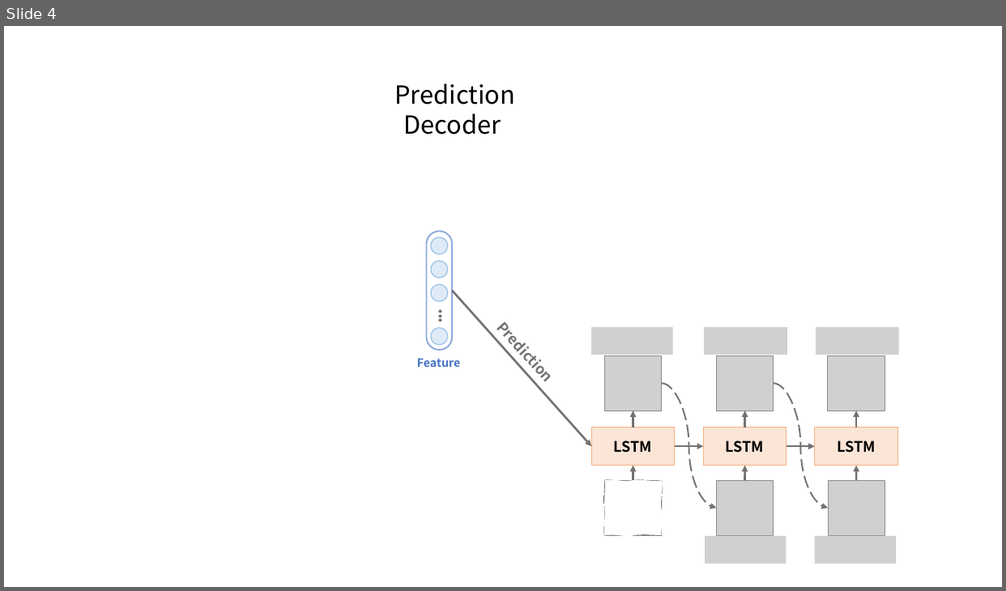
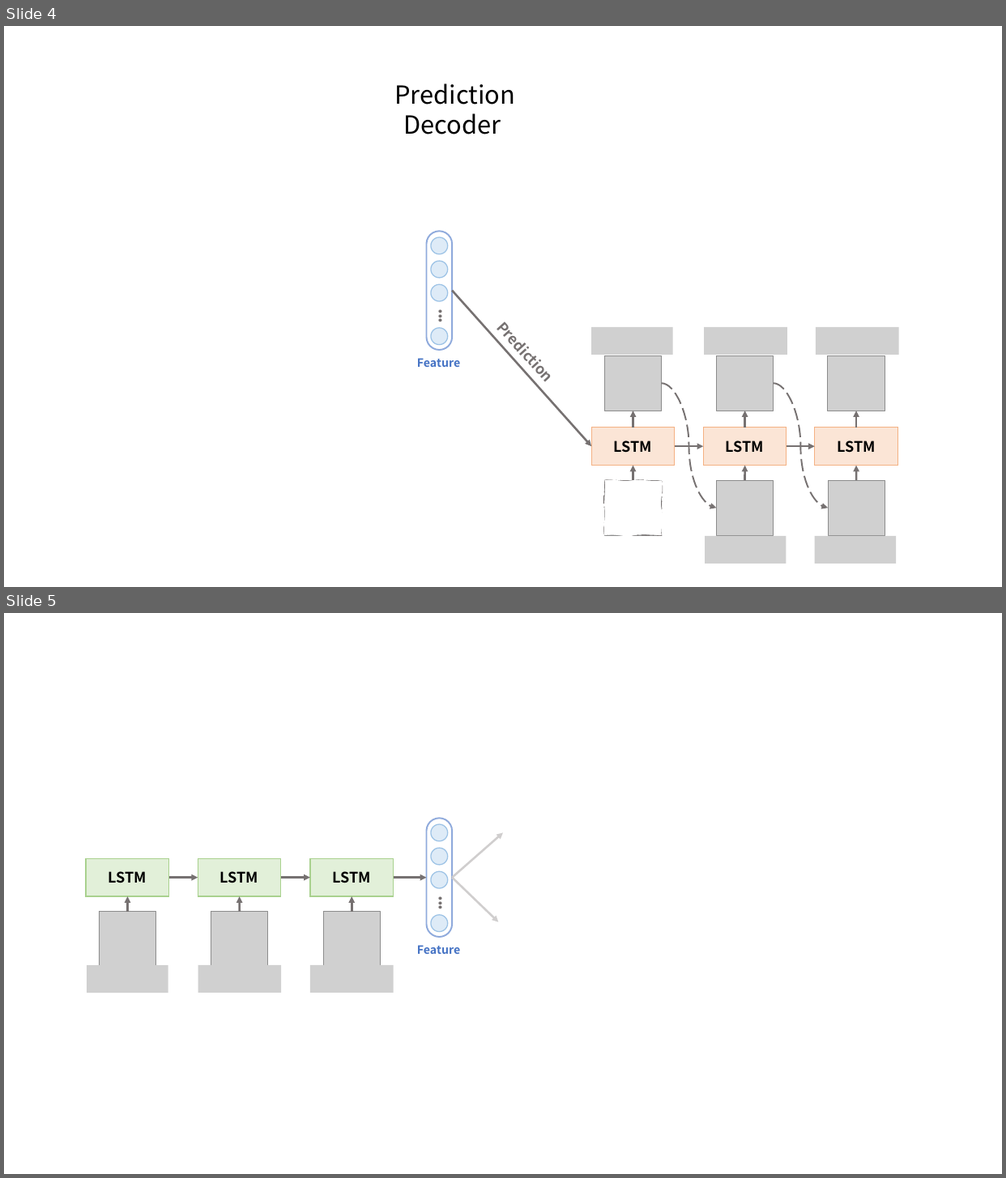
Before and after one commit to JoungheeKim/joungheekim.github.io, a slide deck: img/in-post/2020/2020-10-11/1011_resource.pptx. Shown one above the other, each under a label of ours: slide 4 before the commit, slides 4 and 5 after it. The pictures are 1006x591 and 1006x1178 pixels, drawn with LibreOffice and Linux fonts; fonts in the diff are those of the drawing; grey boxes stand for pictures. Boxes give left, top, right and bottom in pixels: in the first picture for what was removed or moved away, otherwise in the second. Text is boxed around its words. In the diff, an @@ line names an element or a change of style, - is before the commit and + after.

```diff
--- a/img/in-post/2020/2020-10-11/1011_resource.pptx
+++ b/img/in-post/2020/2020-10-11/1011_resource.pptx
@@ slide 5 added at [4,613,1002,1174], background #FFFFFF @@
@@ arrow added from (453, 878) to (503, 833), #AFABAB 2 pt @@
@@ rectangle added at [86,858,168,897], fill #E2F0D9, outline #A9D18E 1 pt, 14 pt, text #000000, bold @@
+LSTM
@@ arrow added from (169, 878) to (198, 878), #767171 2 pt @@
@@ rectangle added at [198,858,281,897], fill #E2F0D9, outline #A9D18E 1 pt, 14 pt, text #000000, bold @@
+LSTM
@@ arrow added from (281, 878) to (310, 878), #767171 2 pt @@
@@ rectangle added at [310,858,394,897], fill #E2F0D9, outline #A9D18E 1 pt, 14 pt, text #000000, bold @@
+LSTM
@@ arrow added from (394, 878) to (426, 878), #767171 2 pt @@
@@ arrow added from (453, 878) to (499, 922), #AFABAB 2 pt @@
@@ arrow added from (127, 912) to (127, 897), #767171 2 pt @@
@@ arrow added from (240, 912) to (239, 897), #767171 2 pt @@
@@ arrow added from (352, 912) to (352, 897), #767171 2 pt @@
@@ picture added at [99,912,156,967] @@
@@ picture added at [211,912,268,967] @@
@@ picture added at [324,912,381,967] @@
@@ group added at [426,818,452,937]: 4 ellipses, 1 rounded rectangle, 1 text @@
+•••
@@ text added at [417,945,460,954], 11 pt, text #4472C4, bold @@
+Feature
@@ picture added at [87,965,168,994] @@
@@ picture added at [198,965,281,994] @@
@@ picture added at [310,965,394,994] @@
```
Also in this commit, not shown: 1 other slide added, 1 slide removed.
